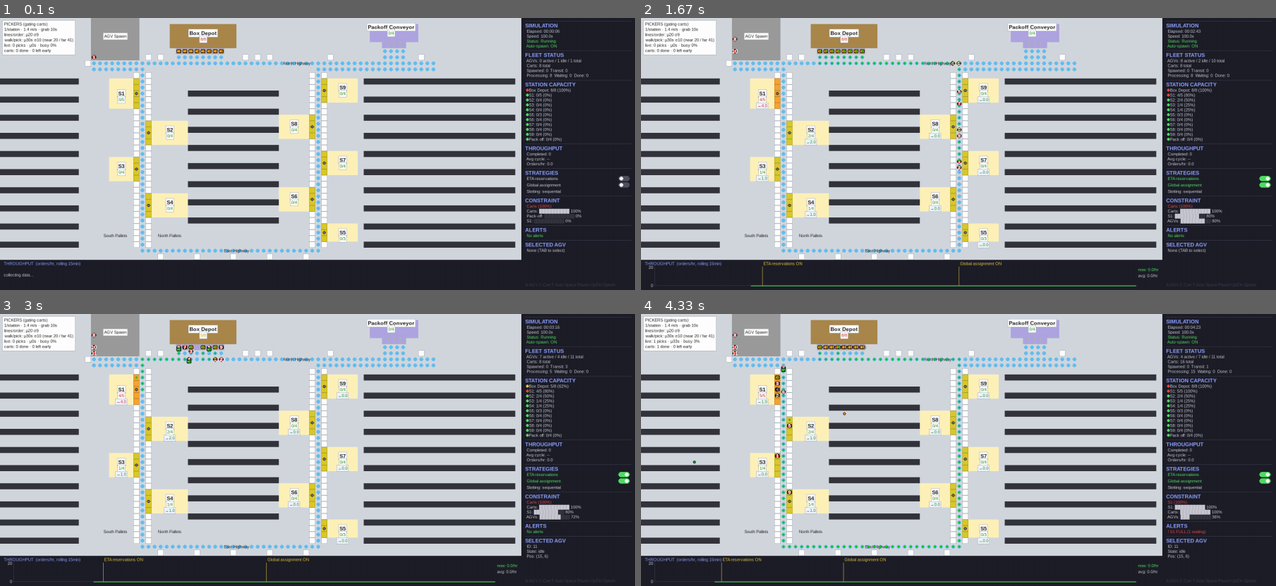
Above: before the commit, frames 1-4 (two rows, left to right).
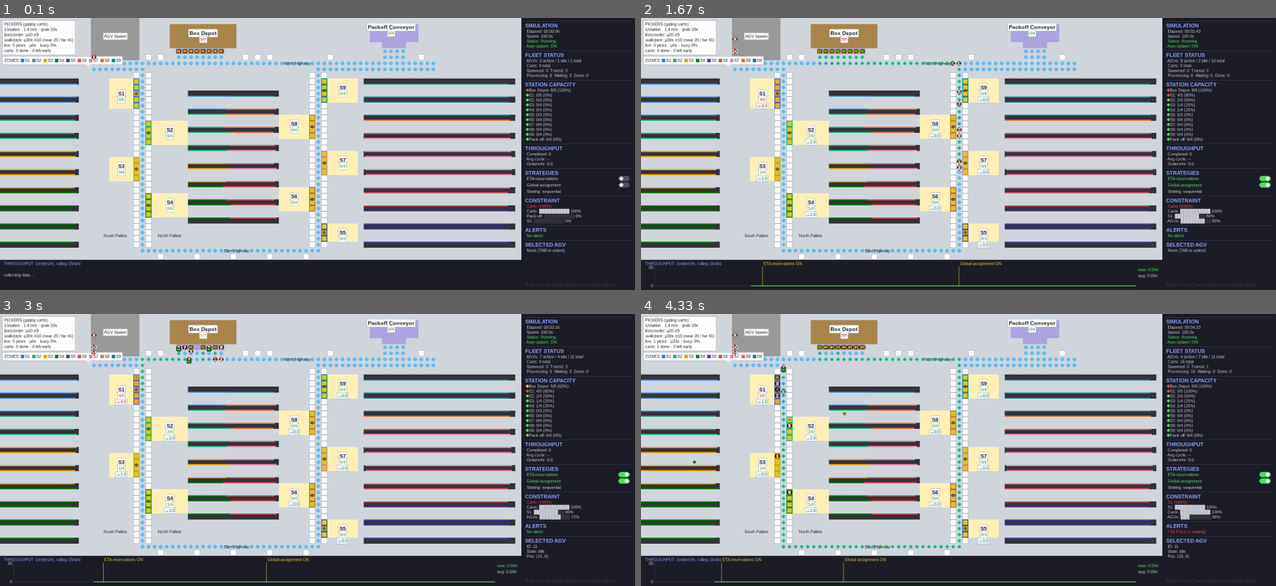
Above: after the commit, the same moments.

Repository: gompcc/WarehouseRepSim
Game: pygame game, started from agv_simulation/__main__.py
Same seed, same stepped clock (60 frames per second), same inputs: the game is played once before the commit and once after it.
Inputs (mouse positions are in pixels of both pictures, inside the frame that each line leads up to):
- Up to frame 1 (0.1 s): no input
- Up to frame 2 (1.67 s): click "ETA reservations" at 0.38 s; tap Enter at 0.67 s; click "Global assignment" at 1.05 s; click (653, 61) at 1.38 s, where only the run after the commit has a clickable "ZONES"
- Up to frame 3 (3 s): tap one key every 0.33 s from 1.67 s: Space A Enter Space
- Up to frame 4 (4.33 s): click (653, 357) at 3.05 s, where only the run after the commit has a clickable "ZONES"; hold Up 3.33-3.8 s; tap Space at 3.4, 3.7, 3.9, 4.23 s; hold Down 3.83-4.13 s; hold Up from 4.17 s (still down)

The runs differ from the first frame. In frame 1, 5.7% of the frame differs, in the area x 0-81%, y 13-83%; in frame 2, 5.7%; in frame 3, 5.7%; in frame 4, 5.7%.

Commit message:
Station zone color-coding: per-face racking borders + map legend
Catalog.zone_border_segments(): contiguous same-owner spans per
(bank, run_row, face) — geometric zoning, identical across slottings.
Renderer: ZONE_COLORS (9 stations), N face = top edge / S face =
bottom edge, split faces segmented; S-station tiles outlined in their
zone color; compact ZONES legend. Verified via SDL snapshot; 60 tests
green.

Co-Authored-By: Claude Fable 5 <noreply@anthropic.com>

Diff:
--- a/agv_simulation/aisles.py
+++ b/agv_simulation/aisles.py
@@ -273,6 +273,37 @@
         catalog (SKU space) — demand independent of slot placement, so
         every slotting strategy faces the identical order stream."""
         return self._weighted_sample(sorted(self.slots), n, rng)
+
+    def zone_border_segments(self) -> list[tuple[str, int, str, float, float, str]]:
+        """Contiguous same-owner spans along each racking face, for the map.
+
+        Returns ``(bank, run_row, face, x_start, x_end, station_id)`` per
+        span. Purely geometric (nearest-walk zoning of *locations*), so the
+        segments are identical under every slotting strategy. The two faces
+        of a run are independent, and a face split between stations yields
+        one segment per owner (segmented borders).
+        """
+        if not hasattr(self, "_zone_segments"):
+            faces: dict[tuple[str, int, str], dict[float, str]] = {}
+            for loc in self.locations:
+                key = (loc.bank, loc.run_row, loc.face)
+                faces.setdefault(key, {})[loc.x] = self._loc_station[loc.index]
+            segments: list[tuple[str, int, str, float, float, str]] = []
+            for (bank, run_row, face), by_x in faces.items():
+                b = next(bk for bk in BANKS if bk.name == bank)
+                xs = sorted(by_x)
+                pitch = xs[1] - xs[0] if len(xs) > 1 else 1.0
+                seg_start = max(xs[0] - pitch / 2, float(b.col_start))
+                owner = by_x[xs[0]]
+                for prev, x in zip(xs, xs[1:]):
+                    if by_x[x] != owner:
+                        mid = (prev + x) / 2
+                        segments.append((bank, run_row, face, seg_start, mid, owner))
+                        seg_start, owner = mid, by_x[x]
+                seg_end = min(xs[-1] + pitch / 2, float(b.col_end + 1))
+                segments.append((bank, run_row, face, seg_start, seg_end, owner))
+            self._zone_segments = segments
+        return self._zone_segments
 
     def demand_weighted_walk_m(self) -> float:
         """Mean one-way walk per pick, weighted by SKU demand — THE slotting
--- a/agv_simulation/renderer.py
+++ b/agv_simulation/renderer.py
@@ -27,6 +27,68 @@
     from .agv import AGV
     from .dispatcher import Dispatcher
     from .models import Cart
+
+
+# Station zone identity colors (categorical palette; legend carries identity)
+ZONE_COLORS: dict[str, tuple[int, int, int]] = {
+    "S1": (42, 120, 214),   # blue
+    "S2": (27, 175, 122),   # aqua
+    "S3": (237, 161, 0),    # yellow
+    "S4": (0, 131, 0),      # green
+    "S5": (74, 58, 167),    # violet
+    "S6": (227, 73, 72),    # red
+    "S7": (232, 123, 164),  # magenta
+    "S8": (235, 104, 52),   # orange
+    "S9": (14, 124, 134),   # teal
+}
+
+
+def draw_zone_borders(surface: pygame.Surface) -> None:
+    """Color each racking run's border by the station owning its slots.
+
+    Per face: the N face (picked from the walkway above) gets the run's top
+    edge, the S face the bottom edge — the two faces of one run can belong
+    to different stations, and a face split between stations shows one
+    colored segment per owner."""
+    from .aisles import get_catalog
+    try:
+        cat = get_catalog()
+    except Exception:
+        return
+    for bank, run_row, face, x0, x1, sid in cat.zone_border_segments():
+        color = ZONE_COLORS.get(sid)
+        if color is None:
+            continue
+        y = run_row * TILE_SIZE if face == "N" else (run_row + 1) * TILE_SIZE - 3
+        rect = pygame.Rect(
+            round(x0 * TILE_SIZE), y, round((x1 - x0) * TILE_SIZE), 3,
+        )
+        pygame.draw.rect(surface, color, rect)
+
+
+def draw_zone_legend(
+    surface: pygame.Surface, font_sm: pygame.font.Font, x: int = 6, y: int = 101,
+) -> None:
+    """Compact swatch legend for the zone border colors."""
+    pad, sw, gap = 5, 9, 6
+    entries = [(sid, ZONE_COLORS[sid]) for sid in sorted(ZONE_COLORS)]
+    labels = [font_sm.render(sid, True, LABEL_COLOR) for sid, _ in entries]
+    title = font_sm.render("ZONES", True, LABEL_COLOR)
+    w = (pad + title.get_width() + gap
+         + sum(sw + 2 + lb.get_width() + gap for lb in labels) + pad - gap)
+    h = max(title.get_height(), sw) + 2 * pad
+    box = pygame.Rect(x, y, w, h)
+    pygame.draw.rect(surface, LABEL_BG, box)
+    pygame.draw.rect(surface, OUTLINE_COLOR, box, 1)
+    cx = x + pad
+    cy = y + h // 2
+    surface.blit(title, (cx, cy - title.get_height() // 2))
+    cx += title.get_width() + gap
+    for (sid, color), lb in zip(entries, labels):
+        pygame.draw.rect(surface, color, pygame.Rect(cx, cy - sw // 2, sw, sw))
+        cx += sw + 2
+        surface.blit(lb, (cx, cy - lb.get_height() // 2))
+        cx += lb.get_width() + gap
 
 
 def draw_tile(surface: pygame.Surface, tile) -> None:
@@ -49,7 +111,9 @@
         pygame.draw.rect(surface, OUTLINE_COLOR, rect, 1)
     elif tile.tile_type == TileType.PICK_STATION:
         pygame.draw.rect(surface, color, rect)
-        pygame.draw.rect(surface, (200, 160, 30), rect, 1)
+        # Outline in the station's zone color (ties station to its aisles)
+        outline = ZONE_COLORS.get(tile.station_id, (200, 160, 30))
+        pygame.draw.rect(surface, outline, rect, 2)
     else:
         pygame.draw.rect(surface, color, rect)
 
@@ -603,6 +667,10 @@
         for tile in by_type[tt]:
             draw_tile(screen, tile)
 
+    # Station zone ownership: colored racking-run borders + legend
+    draw_zone_borders(screen)
+    draw_zone_legend(screen, font_sm)
+
     # Station tile color overlay based on fill rate
     station_fill = dispatcher._station_fill_cache if dispatcher else None
     if station_fill and dispatcher:
Not shown, changed: tasks/todo.md
